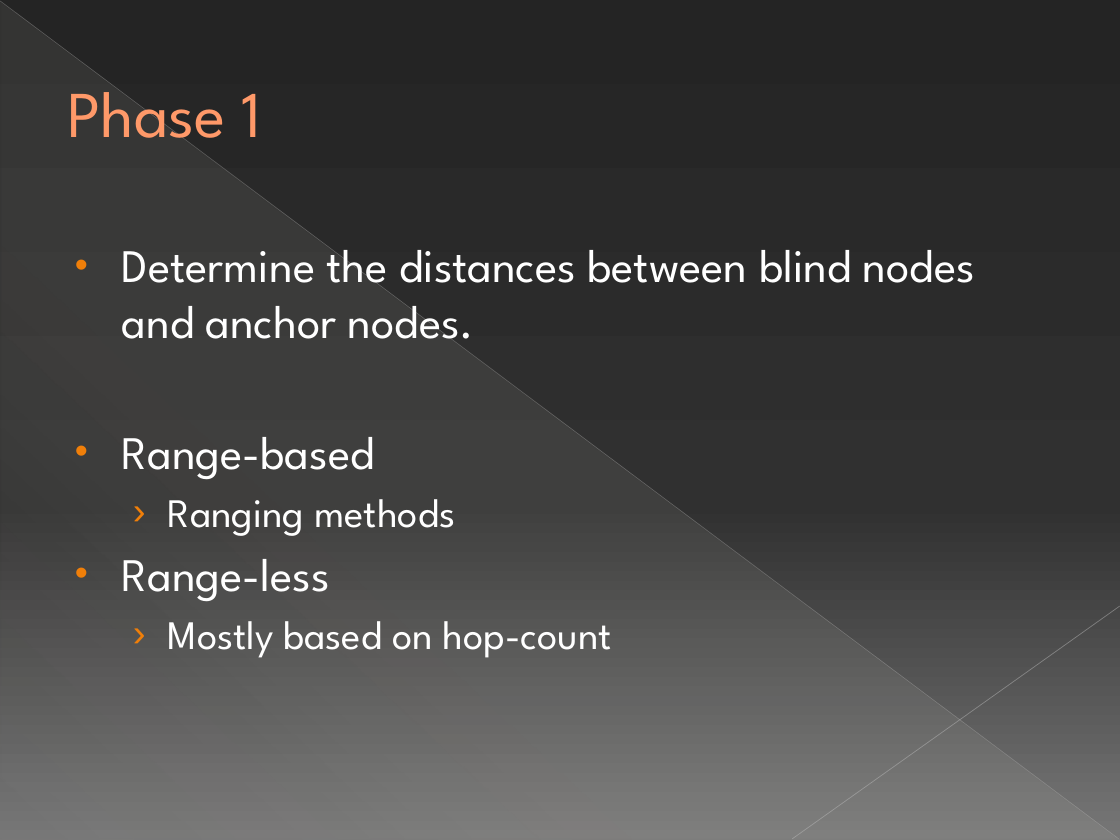
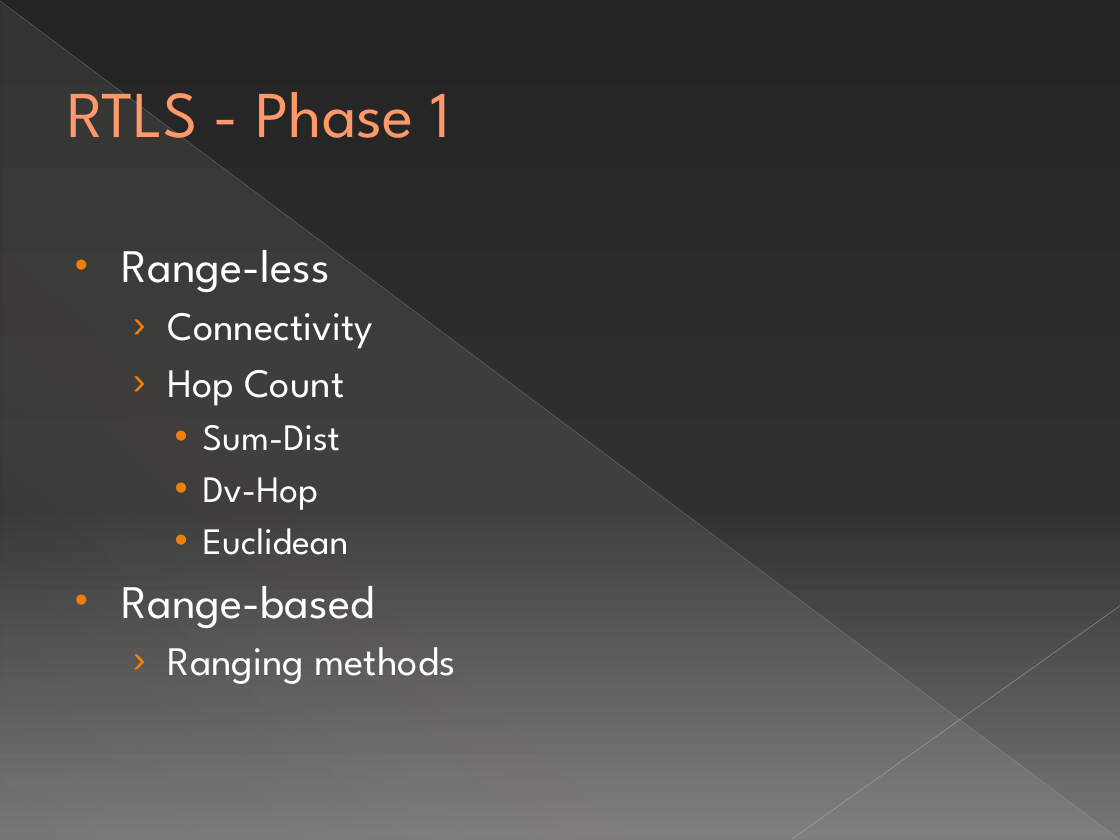
Before and after one commit to michelecorrea3/wsnlocalizationscala, a slide deck: slide 17 of Resources/WSN localization with Senseless framework.pptx (slide 9 before the commit). Drawn at 1120x840 pixels with LibreOffice and Linux fonts; fonts in the diff are those of the drawing. Boxes give left, top, right and bottom in pixels: in the first picture for what was removed or moved away, otherwise in the second. Text is boxed around its words. In the diff, an @@ line names an element or a change of style, - is before the commit and + after.

```diff
--- a/Resources/WSN localization with Senseless framework.pptx
+++ b/Resources/WSN localization with Senseless framework.pptx
@@ title at (67, 92, 450, 138): text changed @@
-Phase 1
+RTLS - Phase 1
@@ text at (122, 250, 373, 555): text changed; size 30 to 24 pt @@
-• Determine the distances between blind nodes and anchor nodes.
+• Range-less
+  › Connectivity
+  › Hop Count
+    • Sum-Dist
+    • Dv-Hop
+    • Euclidean
@@ text at (122, 559, 612, 658): paragraphs removed @@
-• Range-less
-  › Mostly based on hop-count
```
Also in this commit, not shown: 36 other slides changed, 36 slides added, 15 slides removed.
